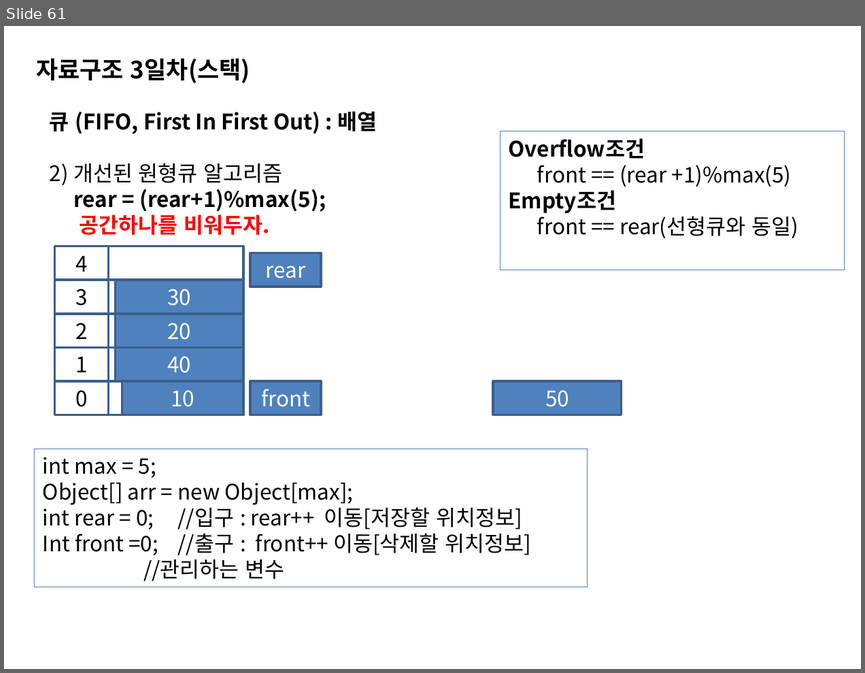
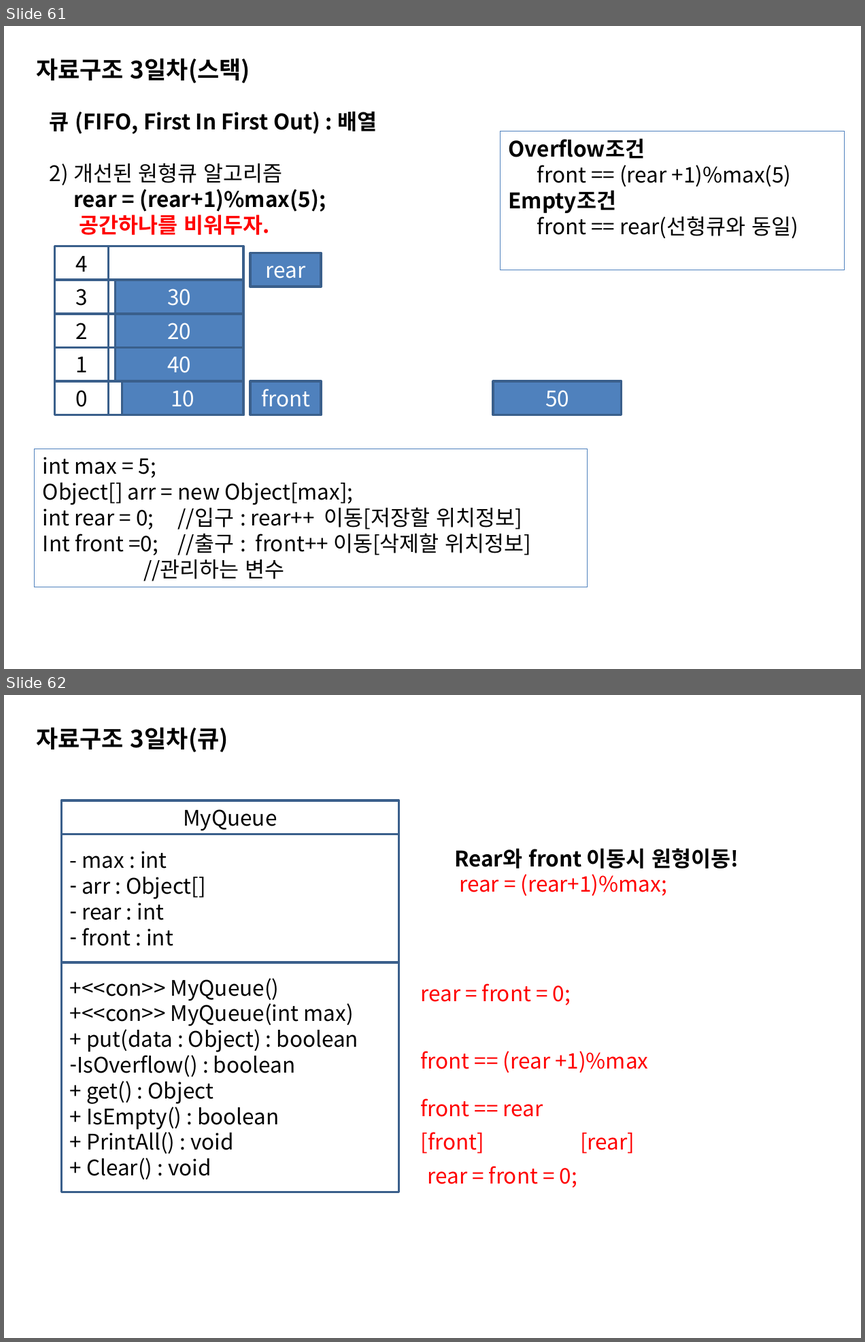
Before and after one commit to sing2song/TILDS, a slide deck: Java자료구조.pptx. Shown one above the other, each under a label of ours: slide 61 before the commit, slides 61 and 62 after it. The pictures are 865x673 and 865x1342 pixels, drawn with LibreOffice and Linux fonts; fonts in the diff are those of the drawing. Boxes give left, top, right and bottom in pixels: in the first picture for what was removed or moved away, otherwise in the second. Text is boxed around its words. In the diff, an @@ line names an element or a change of style, - is before the commit and + after.

```diff
--- a/Java자료구조.pptx
+++ b/Java자료구조.pptx
@@ slide 62 added at [4,695,861,1338], background #FFFFFF @@
@@ text added at [36,727,228,752], 20 pt, text #000000, bold @@
+자료구조 3일차(큐)
@@ rectangle added at [61,800,399,834], outline #3A5F8C 2 pt, 18 pt, text #000000 @@
+MyQueue
@@ rectangle added at [61,834,399,962], outline #3A5F8C 2 pt, 18 pt, text #000000 @@
+- max : int
+– arr : Object[]
+– rear : int
+– front : int
@@ text added at [454,848,739,896], 18 pt, text #000000, bold @@
+Rear와 front 이동시 원형이동!
+rear = (rear+1)%max;
@@ rectangle added at [61,962,399,1192], outline #3A5F8C 2 pt, 18 pt, text #000000 @@
++<<con>> MyQueue()
++<<con>> MyQueue(int max)
++ put(data : Object) : boolean
+– IsOverflow() : boolean
++ get() : Object
++ IsEmpty() : boolean
++ PrintAll() : void
++ Clear() : void
@@ text added at [421,983,570,1005], 18 pt, text #FF0000 @@
+rear = front = 0;
@@ text added at [421,1051,648,1072], 18 pt, text #FF0000 @@
+front == (rear +1)%max
@@ text added at [421,1098,543,1117], 18 pt, text #FF0000 @@
+front == rear
@@ text added at [421,1132,634,1153], 18 pt, text #FF0000 @@
+[front] [rear]
@@ text added at [428,1166,577,1187], 18 pt, text #FF0000 @@
+rear = front = 0;
```
Also in this commit, not shown: 3 other slides added, 21 other files.
